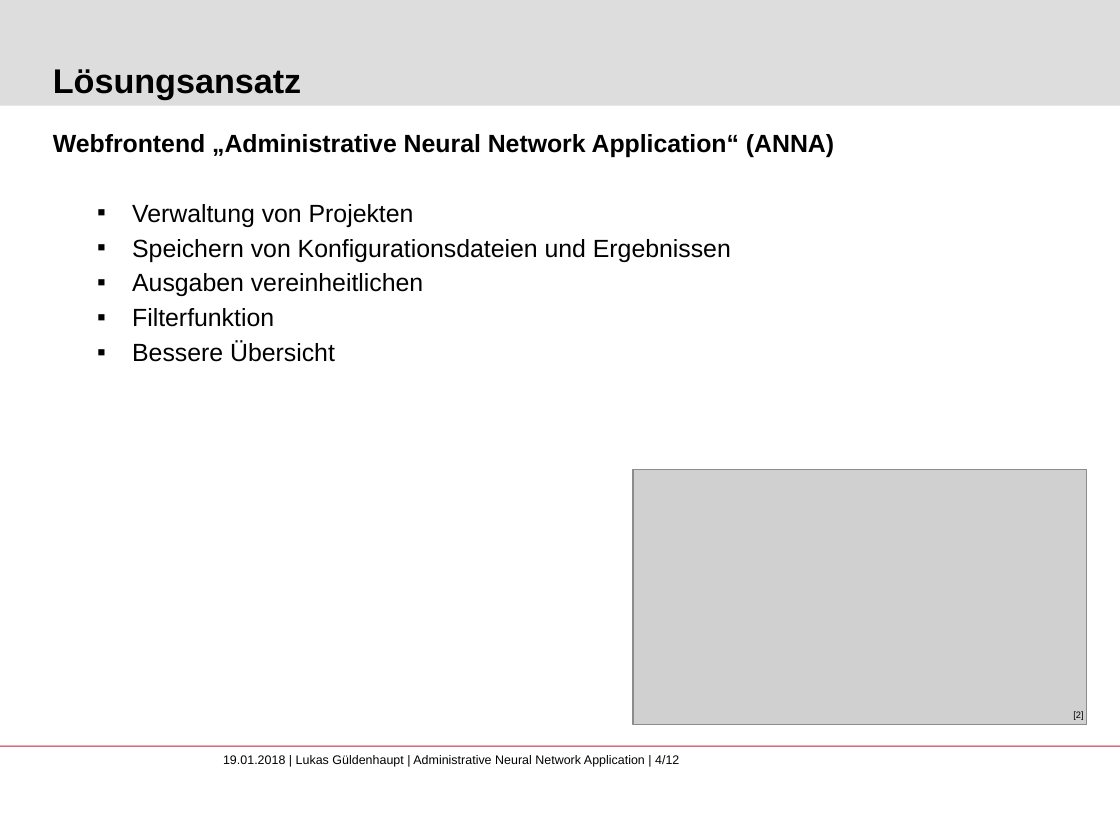
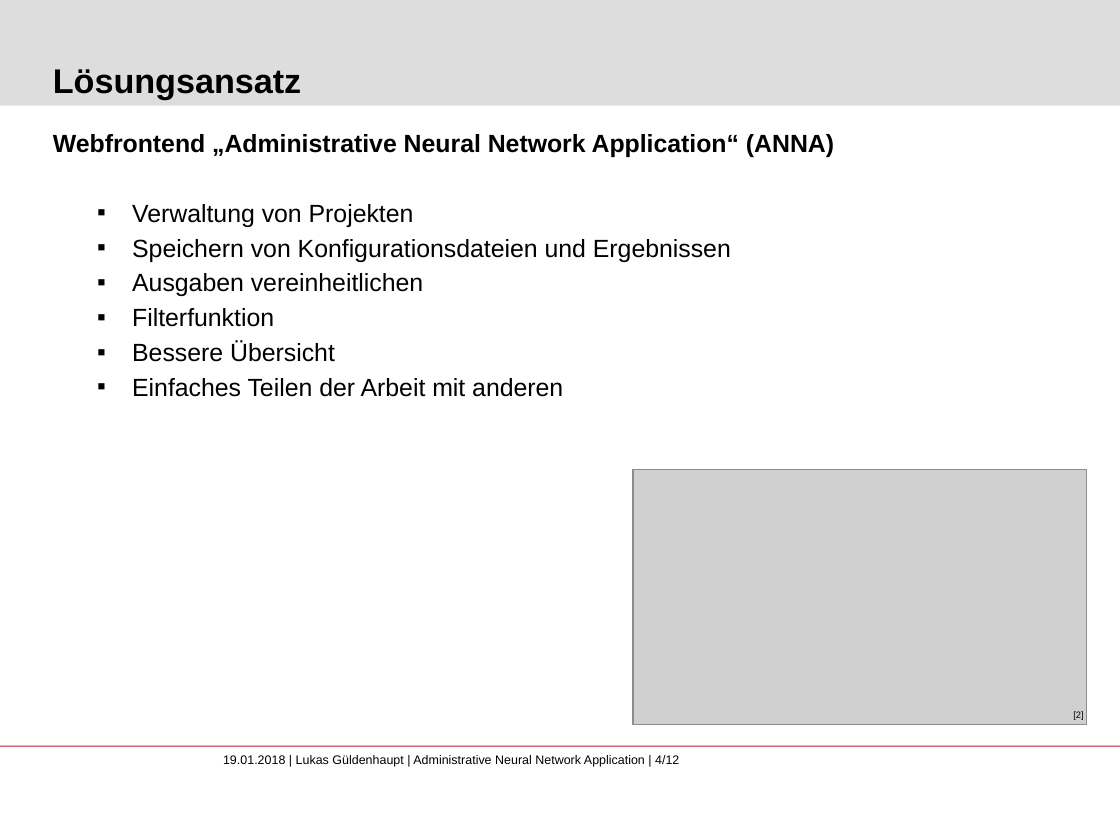
Before and after one commit to lgueldenhaupt/BA, a slide deck: slide 4 of vortrag.pptx. Drawn at 1120x840 pixels with LibreOffice and Linux fonts; fonts in the diff are those of the drawing; grey boxes stand for pictures; background and template pictures are left out. Boxes give left, top, right and bottom in pixels: in the first picture for what was removed or moved away, otherwise in the second. Text is boxed around its words. In the diff, an @@ line names an element or a change of style, - is before the commit and + after.

```diff
--- a/vortrag.pptx
+++ b/vortrag.pptx
@@ text at (132, 378, 563, 397): paragraph added @@
+    ▪ Einfaches Teilen der Arbeit mit anderen
```
Also in this commit, not shown: 1 other slide changed, 1 other file.
